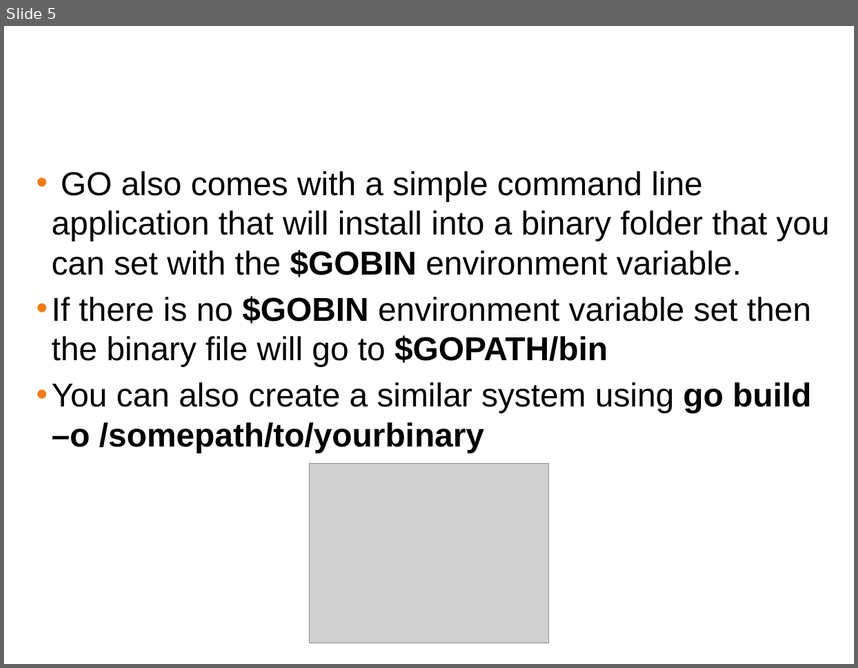
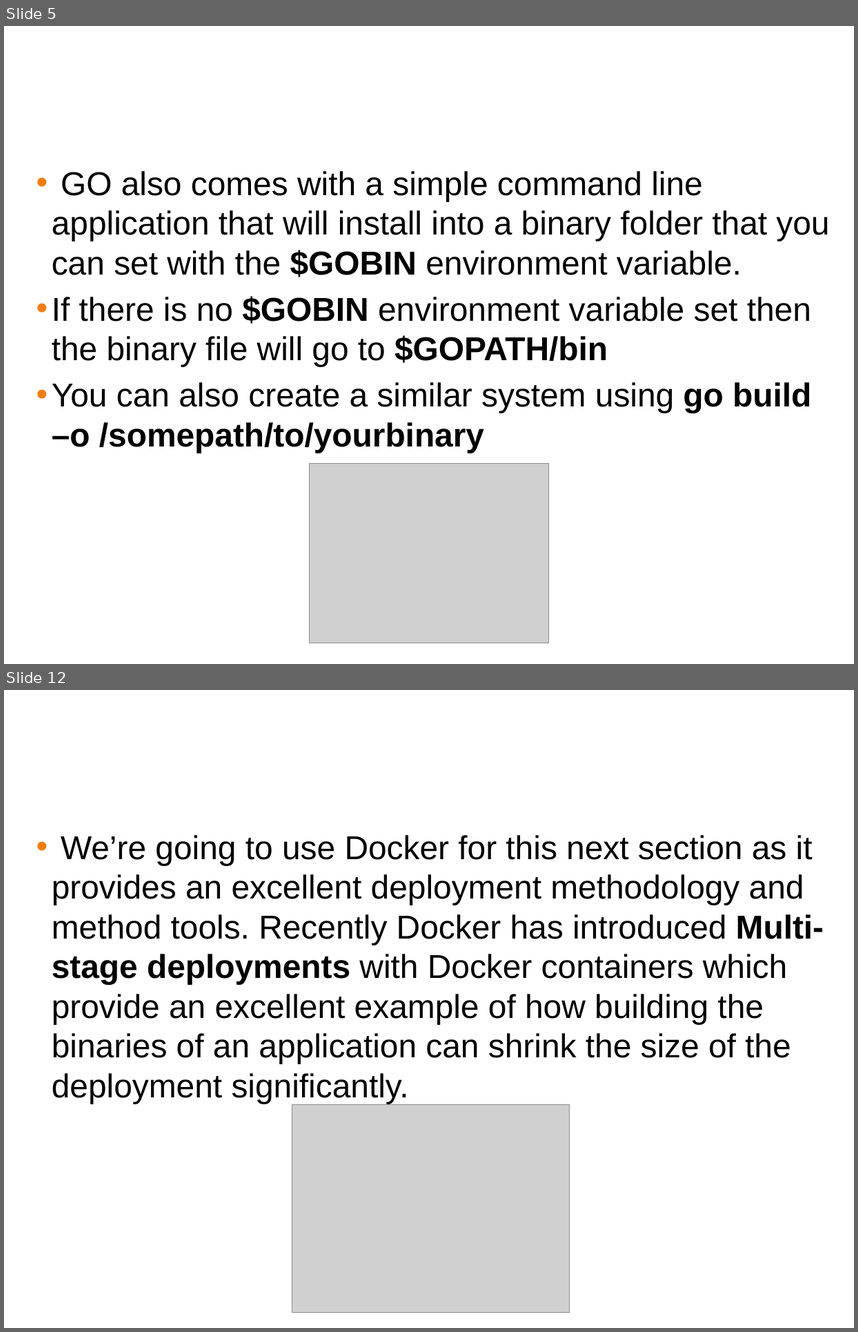
Before and after one commit to ferninphilly/golang_vmware, a slide deck: Module_5/presentations/module_5_presentation.pptx. Shown one above the other, each under a label of ours: slide 5 before the commit, slides 5 and 12 after it; the slides between them are not shown. The pictures are 858x668 and 858x1332 pixels, drawn with LibreOffice and Linux fonts; fonts in the diff are those of the drawing; grey boxes stand for pictures; background and template pictures are left out. Boxes give left, top, right and bottom in pixels: in the first picture for what was removed or moved away, otherwise in the second. Text is boxed around its words. In the diff, an @@ line names an element or a change of style, - is before the commit and + after.

```diff
--- a/Module_5/presentations/module_5_presentation.pptx
+++ b/Module_5/presentations/module_5_presentation.pptx
@@ slide 12 added at bbox=[4, 690, 854, 1328], background #FFFFFF @@
@@ title added at bbox=[11, 704, 846, 767], 38 pt, text #FFFFFF @@
+Multi-stage deployments
@@ text added at bbox=[52, 835, 824, 1103], 28 pt, text #000000 @@
+• We’re going to use Docker for this next section as it provides an excellent deployment methodology and method tools. Recently Docker has introduced Multi-stage deployments with Docker containers which provide an excellent example of how building the binaries of an application can shrink the size of the deployment significantly.
@@ picture added at bbox=[292, 1105, 569, 1312] @@
```
Also in this commit, not shown: 1 slide changed, 6 other slides added, 1 slide removed, 1 other file.
